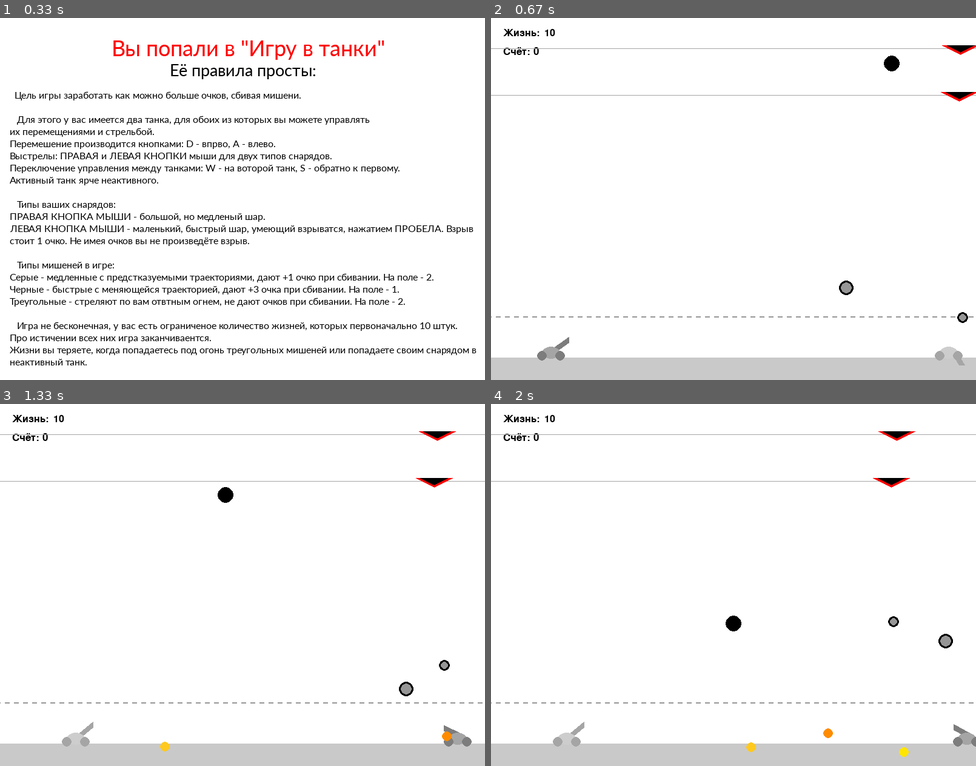
Above: before the commit, frames 1-4 (two rows, left to right).
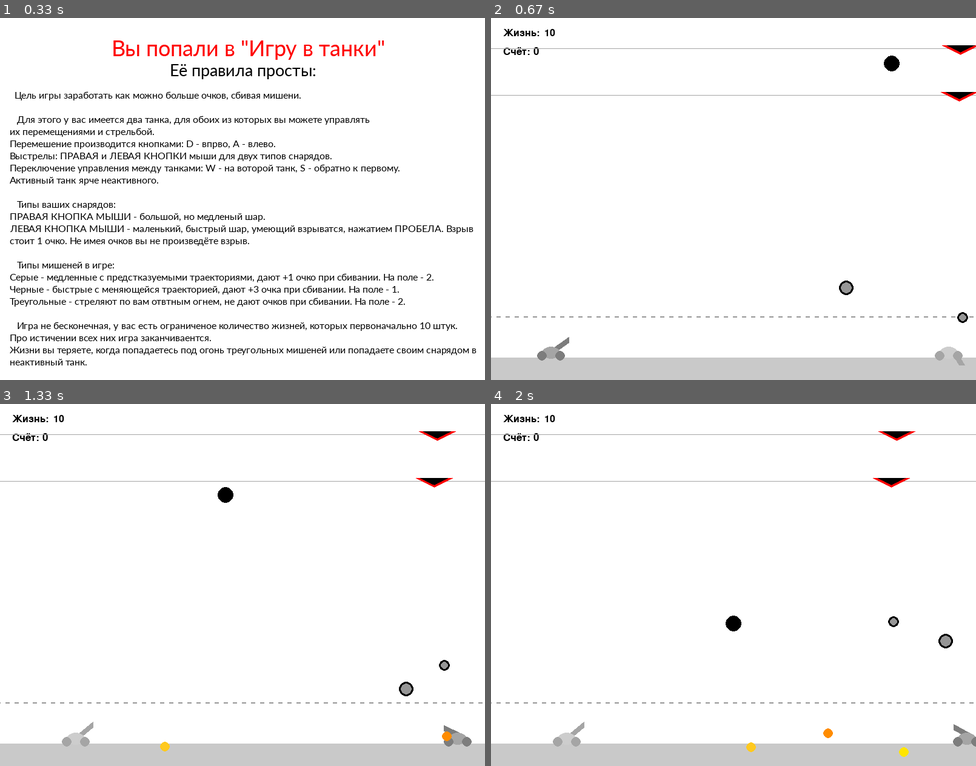
Above: after the commit, the same moments.

Repository: LidiaReb/Pygame_Gun_Project
Game: pygame game, started from gun.py
Same seed, same stepped clock (60 frames per second), same inputs: the game is played once before the commit and once after it.
Inputs (mouse positions are in pixels of both pictures, inside the frame that each line leads up to):
- Up to frame 1 (0.33 s): no input
- Up to frame 2 (0.67 s): hold D from 0.33 s (still down); move the mouse to (714, 213) at 0.37 s
- Up to frame 3 (1.33 s): release D at 0.8 s; click (242, 606) at 0.88 s; hold W from 1.17 s (still down); click (126, 588) at 1.25 s
- Up to frame 4 (2 s): release W at 1.47 s; hold D 1.5-1.97 s; click (583, 530) at 1.58 s

Frame 1 is identical in both runs. In frame 2, less than 0.1% of the frame differs, in the area x 1-99%, y 82-83%; in frame 3, less than 0.1%; in frame 4, less than 0.1%.

Commit message:
Add files via upload
Исправлена передача в pygame.draw типов float на int

Diff:
--- a/gun.py
+++ b/gun.py
@@ -144,8 +144,8 @@
         pygame.draw.circle(
             self.screen,
             self.color,
-            (self.x, self.y),
-            self.r
+            (int(self.x), int(self.y)),
+            int(self.r)
         )
 
     def killing(self, which):
@@ -245,12 +245,12 @@
         pygame.draw.line(
             self.screen,
             c1,
-            [self.x, self.y],
-            [self.x + (self.f2_power + self.len) * math.cos(self.an), self.y + (self.f2_power + self.len) * math.sin(self.an)],
-            self.wight)
-        pygame.draw.ellipse(screen, c2, (self.x - 20, self.y - 5, 30, 20))
-        pygame.draw.circle(screen, c3, (self.x + 10, self.y + 10), 8)
-        pygame.draw.circle(screen, c3, (self.x - 20, self.y + 10), 8)
+            [int(self.x), int(self.y)],
+            [int(self.x + (self.f2_power + self.len) * math.cos(self.an)), int(self.y + (self.f2_power + self.len) * math.sin(self.an))],
+            int(self.wight))
+        pygame.draw.ellipse(screen, c2, (int(self.x - 20), int(self.y - 5), 30, 20))
+        pygame.draw.circle(screen, c3, (int(self.x + 10), int(self.y + 10)), 8)
+        pygame.draw.circle(screen, c3, (int(self.x - 20), int(self.y + 10)), 8)
         # FIXME don't know how to do it
 
     def power_up(self):
@@ -306,14 +306,14 @@
     def draw(self):
         pygame.draw.circle(
             self.screen, BLACK,
-            (self.x, self.y),
-            self.r
+            (int(self.x), int(self.y)),
+            int(self.r)
         )
         pygame.draw.circle(
             self.screen,
             self.color,
-            (self.x, self.y),
-            self.r - 3
+            (int(self.x), int(self.y)),
+            int(self.r - 3)
         )
         # FIXME
 
@@ -424,11 +424,11 @@
 
     def draw(self):
         pygame.draw.polygon(screen, RED,
-                [[self.x - self.r, self.y], [self.x, self.y + self.r/2],
-                [self.x + self.r, self.y]])
+                [[int(self.x - self.r), int(self.y)], [int(self.x), int(self.y + self.r/2)],
+                [int(self.x + self.r), int(self.y)]])
         pygame.draw.polygon(screen, BLACK,
-                [[self.x - self.r*0.75, self.y], [self.x, self.y + self.r*0.75/2],
-                [self.x + self.r*0.75, self.y]])
+                [[int(self.x - self.r*0.75), int(self.y)], [int(self.x), int(self.y + self.r*0.75/2)],
+                [int(self.x + self.r*0.75), int(self.y)]])
 
     def startattact(self):
         global attacks
@@ -468,8 +468,8 @@
         pygame.draw.circle(
             self.screen,
             self.color,
-            (self.x, self.y),
-            self.r
+            (int(self.x), int(self.y)),
+            int(self.r)
         )
 
     def hittest(self, obj):
@@ -560,13 +560,13 @@
         screen.blit(img0, (20, 20))
         # Прерывистая линия
         for i in range(0, WIDTH + 100, 15):
-            pygame.draw.line(screen, LCOLOR, [i-6.5, LINEY-5], [i, LINEY-5], 2)
+            pygame.draw.line(screen, LCOLOR, [i-6, LINEY-5], [i, LINEY-5], 2)
         # Заполниный низ
         pygame.draw.polygon(screen, POLCOLOR,
                         [[0, HEIGHT], [WIDTH, HEIGHT], [WIDTH, HEIGHT-37], [0, HEIGHT-37]])
         # Провода стреляющих мишеней
-        pygame.draw.line(screen, BlACGREY, [0, target4.y + 5], [WIDTH, target4.y + 5], 1)
-        pygame.draw.line(screen, BlACGREY, [0, target5.y + 5], [WIDTH, target5.y + 5], 1)
+        pygame.draw.line(screen, BlACGREY, [0, int(target4.y + 5)], [WIDTH, int(target4.y + 5)], 1)
+        pygame.draw.line(screen, BlACGREY, [0, int(target5.y + 5)], [WIDTH, int(target5.y + 5)], 1)
         # Нет баллов для взрыва
         if pygame.time.get_ticks() - texttime < 500 and pr:
             font1 = pygame.font.SysFont(None, 40)
